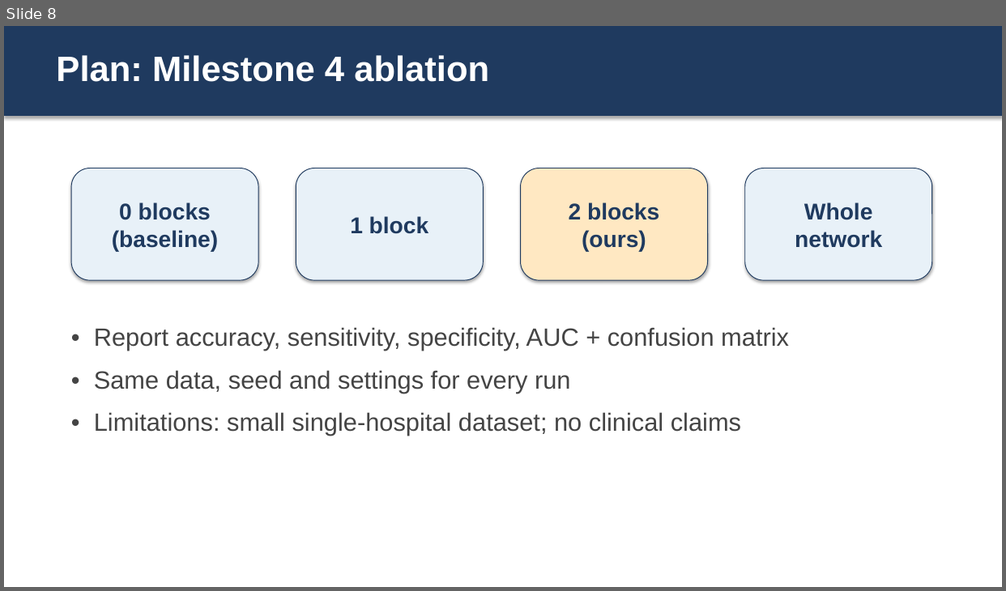
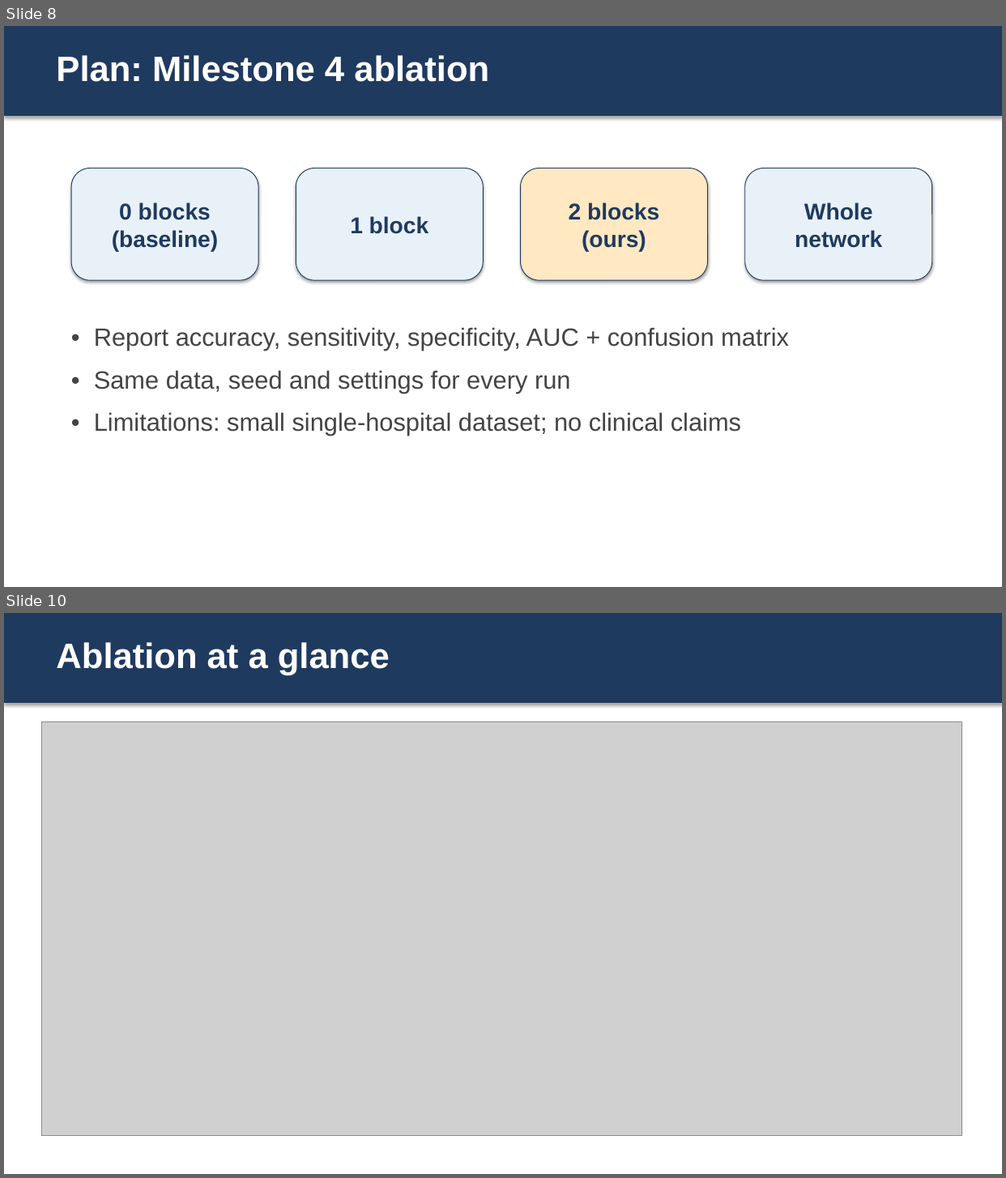
Before and after one commit to Vaiditya2207/pneumonia-cxr-reproduction, a slide deck: milestone3/slides.pptx. Shown one above the other, each under a label of ours: slide 8 before the commit, slides 8 and 10 after it; the slides between them are not shown. The pictures are 1006x591 and 1006x1178 pixels, drawn with LibreOffice and Linux fonts; fonts in the diff are those of the drawing; grey boxes stand for pictures. Boxes give left, top, right and bottom in pixels: in the first picture for what was removed or moved away, otherwise in the second. Text is boxed around its words. In the diff, an @@ line names an element or a change of style, - is before the commit and + after.

Commit message:
Milestone 4 results (executed ablation notebook, corrected chart) and finalised M5 paper, slides, defence Q&A

```diff
--- a/milestone3/slides.pptx
+++ b/milestone3/slides.pptx
@@ slide 10 added at bbox=[4, 613, 1002, 1174], background #FFFFFF @@
@@ rectangle added at bbox=[4, 613, 1002, 703], fill #1F3A5F @@
@@ text added at bbox=[56, 642, 390, 675], 34 pt, text #FFFFFF, bold @@
+Ablation at a glance
@@ picture added at bbox=[41, 722, 962, 1136] @@
```
Also in this commit, not shown: 1 slide changed, 5 other slides added, 13 other files.
